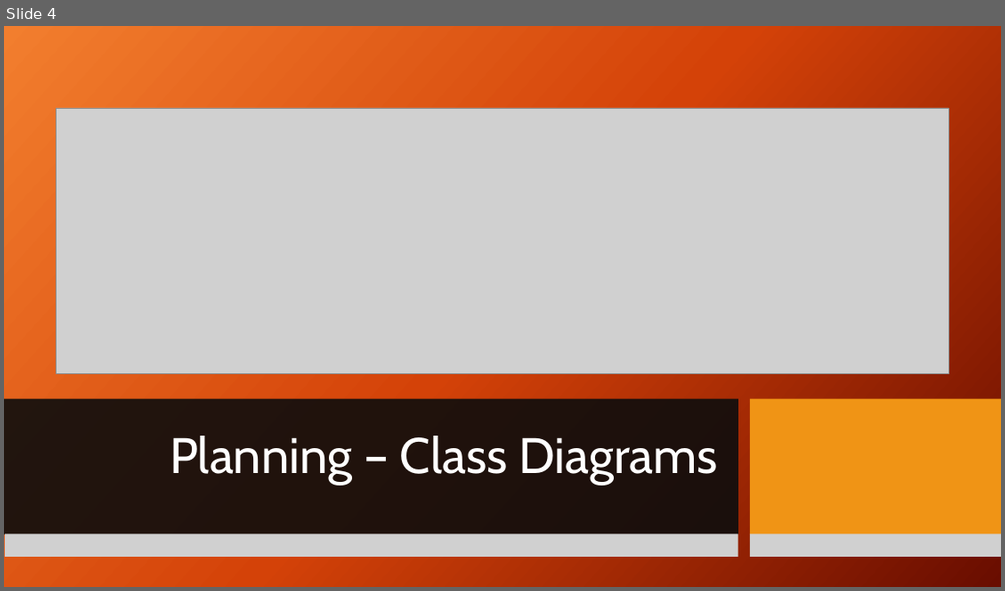
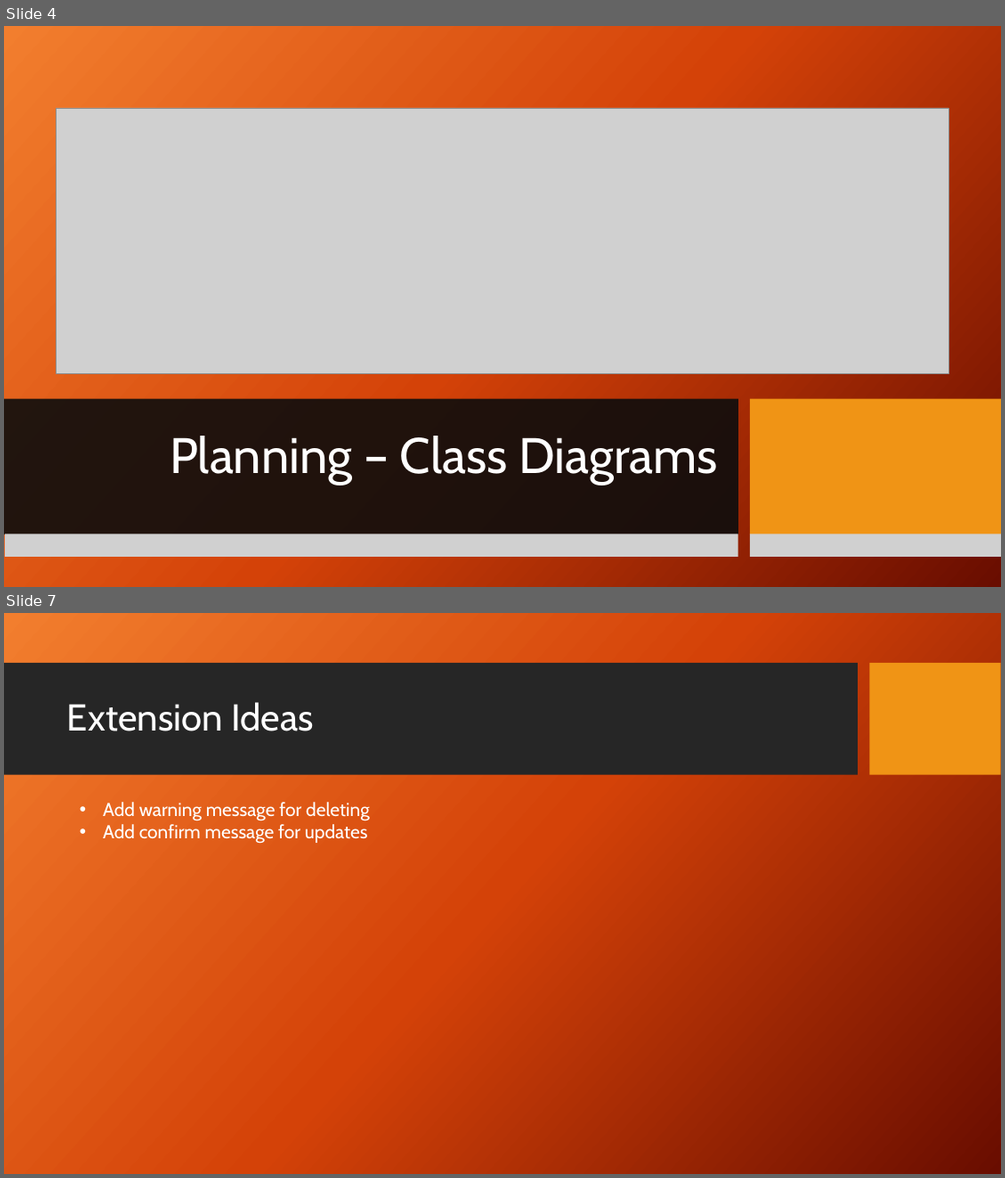
Before and after one commit to Peetfire/Animal_magic, a slide deck: Presentation/Vet Managment.pptx. Shown one above the other, each under a label of ours: slide 4 before the commit, slides 4 and 7 after it; the slides between them are not shown. The pictures are 1005x591 and 1005x1178 pixels, drawn with LibreOffice and Linux fonts; fonts in the diff are those of the drawing; grey boxes stand for pictures; background and template pictures are left out. Boxes give left, top, right and bottom in pixels: in the first picture for what was removed or moved away, otherwise in the second. Text is boxed around its words. In the diff, an @@ line names an element or a change of style, - is before the commit and + after.

```diff
--- a/Presentation/Vet Managment.pptx
+++ b/Presentation/Vet Managment.pptx
@@ slide 7 added at (4,613,1001,1174), background picture (left out); not listed: 2 template elements that a slide beside it also shows @@
@@ title added at (67,702,313,731), 36 pt, text #FFFFFF @@
+Extension Ideas
@@ text added at (103,802,370,844), 18 pt, text #FFFFFF @@
+• Add warning message for deleting
+• Add confirm message for updates
```
Also in this commit, not shown: 1 slide changed, 1 other slide added, 5 other files.
